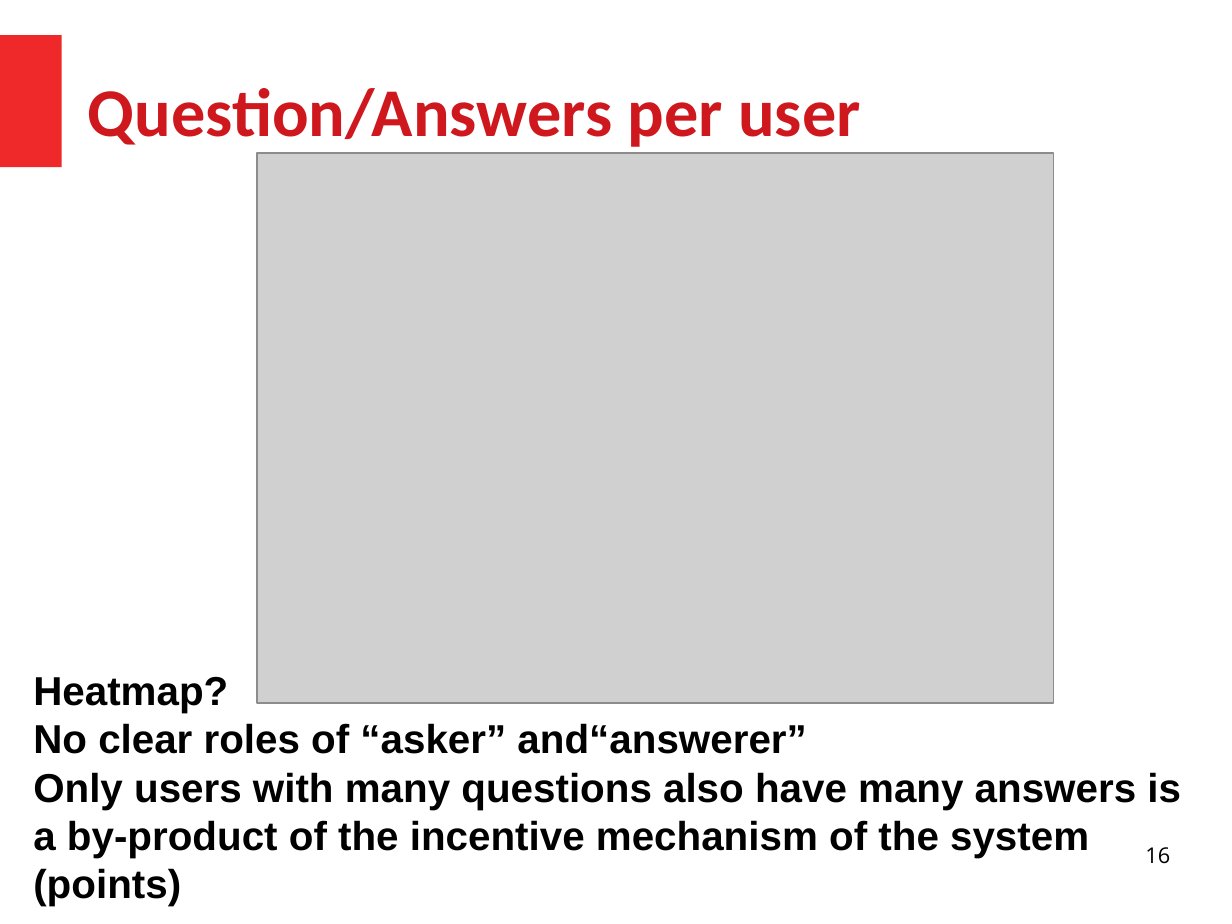
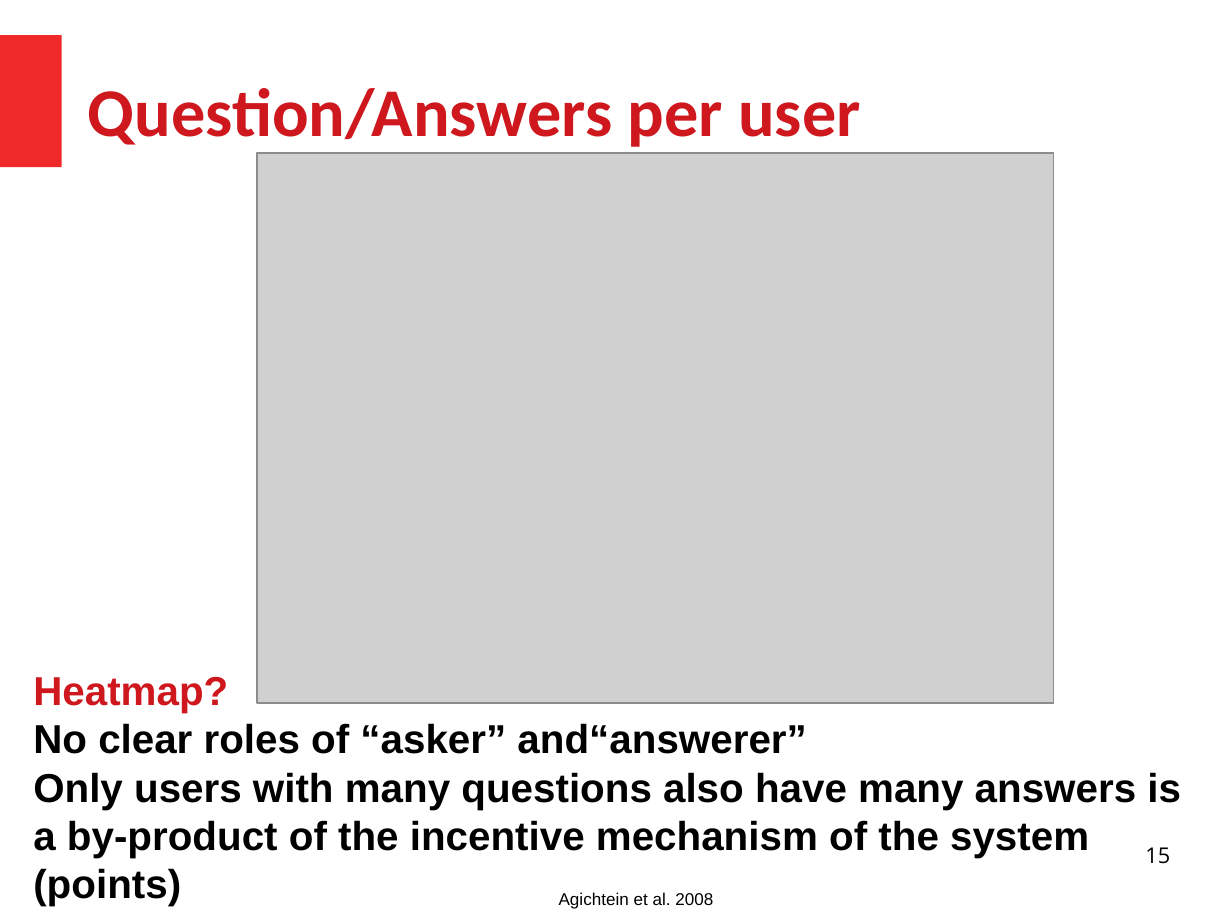
Before and after one commit to HussamHallak/cs834-f17, a slide deck: slide 15 of assignments/P5/P5.odp (slide 16 before the commit). Drawn at 1232x924 pixels with LibreOffice and Linux fonts; fonts in the diff are those of the drawing; grey boxes stand for pictures. Boxes give left, top, right and bottom in pixels: in the first picture for what was removed or moved away, otherwise in the second. Text is boxed around its words. In the diff, an @@ line names an element or a change of style, - is before the commit and + after.

```diff
--- a/assignments/P5/P5.odp
+++ b/assignments/P5/P5.odp
@@ text "Heatmap? No clear roles of ..." at [33,677,1181,906]: text colour #000000 to #CE181E in "Heatmap?" @@
@@ page number at [1145,847,1170,864]: text changed @@
-16
+15
@@ text added at [559,892,713,909], 11 pt, text #000000 @@
+Agichtein et al. 2008
```
Also in this commit, not shown: 16 other slides changed, 3 slides added, 4 slides removed, 1 other file.
